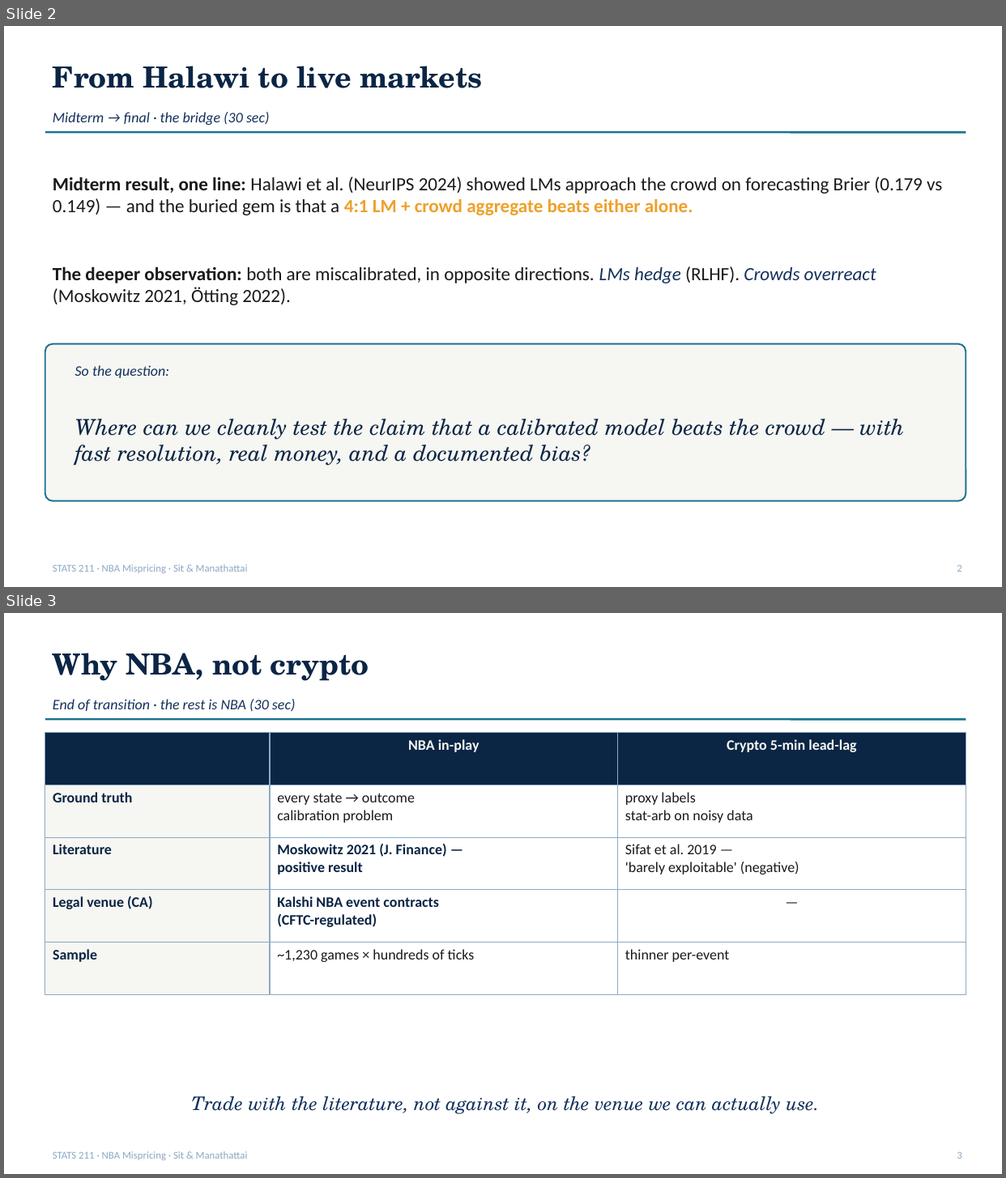
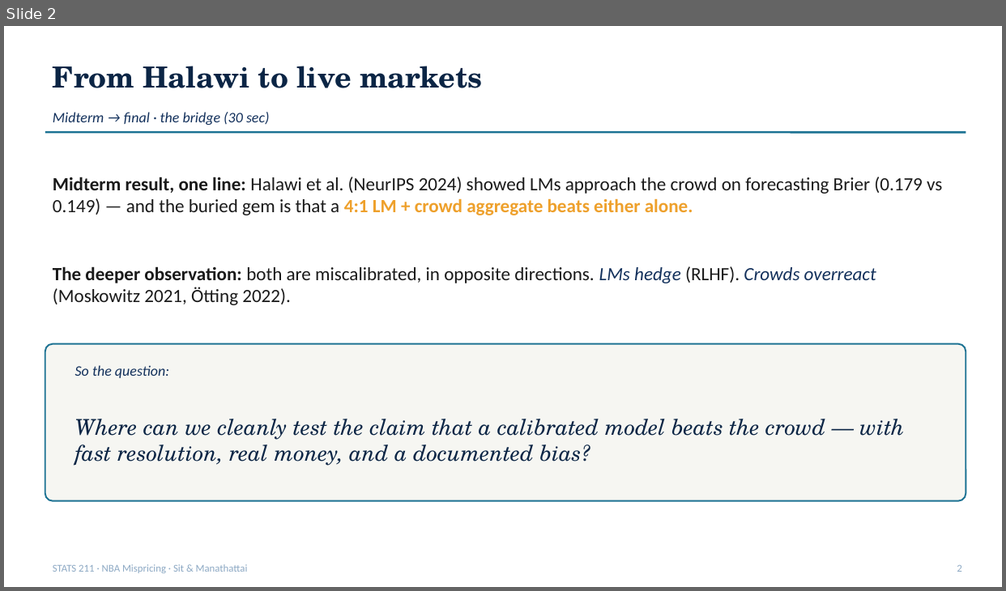
Before and after one commit to ivan-sit/live-nba-market-mispricing-detection, a slide deck: slides/final_deck.pptx. Shown one above the other, each under a label of ours: slides 2 and 3 before the commit, slide 2 after it. The pictures are 1006x1178 and 1006x591 pixels, drawn with LibreOffice and Linux fonts; fonts in the diff are those of the drawing. Boxes give left, top, right and bottom in pixels: in the first picture for what was removed or moved away, otherwise in the second. Text is boxed around its words. In the diff, an @@ line names an element or a change of style, - is before the commit and + after.

```diff
--- a/slides/final_deck.pptx
+++ b/slides/final_deck.pptx
@@ slide 3 removed at (4, 613, 1002, 1174), background #FFFFFF @@
@@ text removed at (53, 653, 369, 681) @@
-Why NBA, not crypto
@@ text removed at (53, 699, 296, 711) @@
-End of transition · the rest is NBA (30 sec)
@@ line removed from (45, 719) to (966, 719) @@
@@ table removed at (45, 733, 966, 965), 5 rows, 3 columns @@
- | NBA in-play | Crypto 5-min lead-lag
-Ground truth | every state → outcome / calibration problem | proxy labels / stat-arb on noisy data
-Literature | Moskowitz 2021 (J. Finance) — / positive result | Sifat et al. 2019 — / 'barely exploitable' (negative)
-Legal venue (CA) | Kalshi NBA event contracts / (CFTC-regulated) | —
-Sample | ~1,230 games × hundreds of ticks | thinner per-event
@@ text removed at (191, 1097, 819, 1114) @@
-Trade with the literature, not against it, on the venue we can actually use.
@@ text removed at (53, 1152, 248, 1161) @@
-STATS 211 · NBA Mispricing · Sit & Manathattai
@@ text removed at (957, 1152, 961, 1159) @@
-3
```
Also in this commit, not shown: 11 slides changed, 2 other files.
